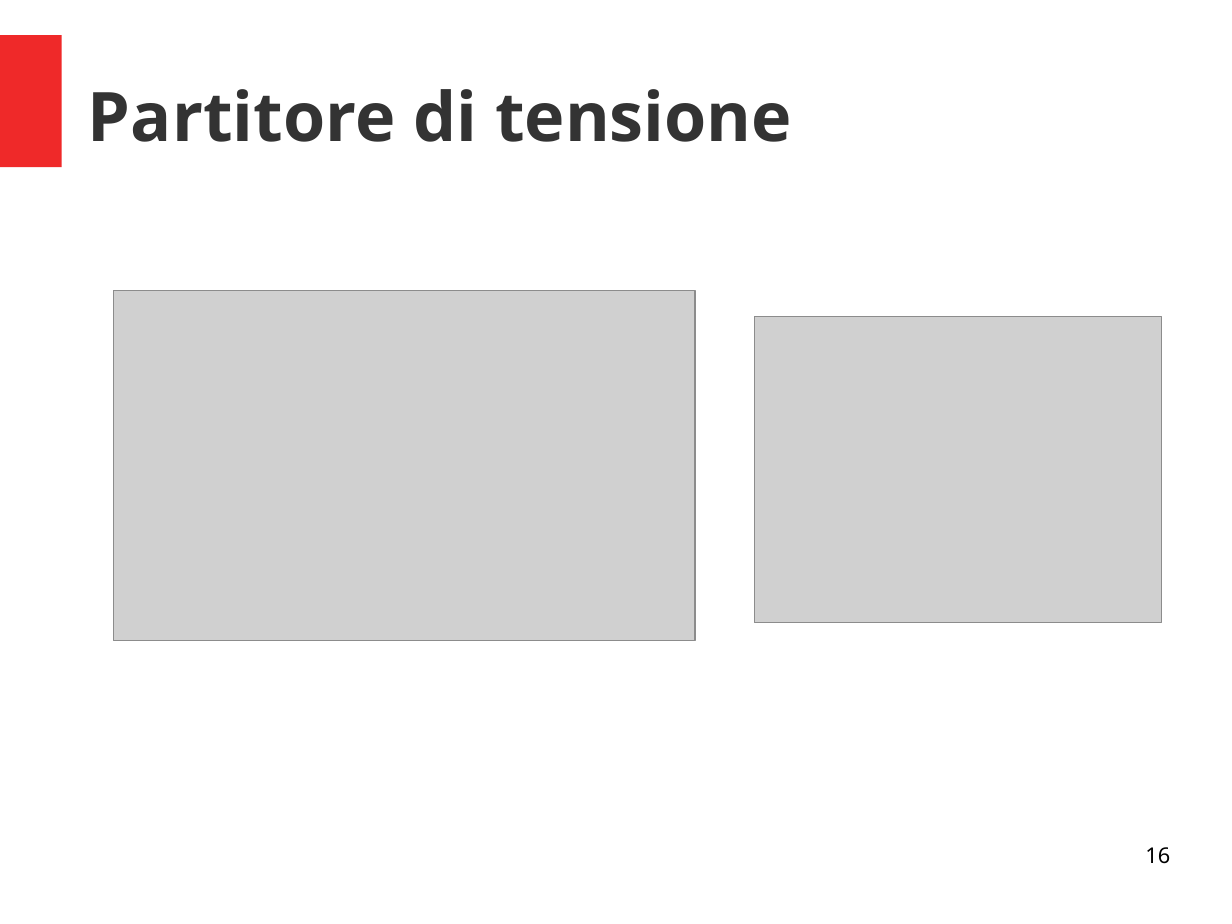
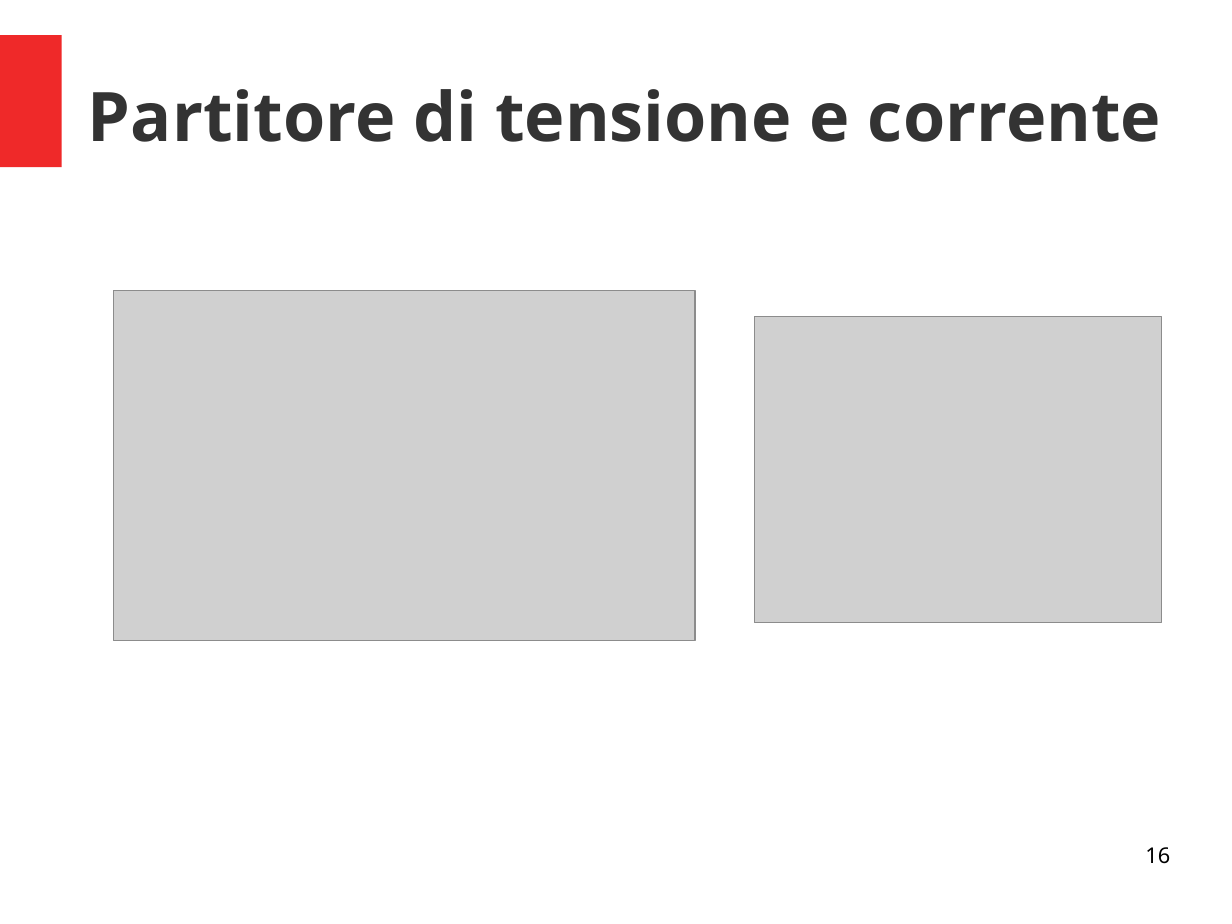
Before and after one commit to fuserale/Baronio, a slide deck: slide 16 of Anno 2019_2020/3a TL/3. Circuiti elettrici/3. Circuiti elettrici.odp. Drawn at 1232x924 pixels with LibreOffice and Linux fonts; fonts in the diff are those of the drawing; grey boxes stand for pictures. Boxes give left, top, right and bottom in pixels: in the first picture for what was removed or moved away, otherwise in the second. Text is boxed around its words. In the diff, an @@ line names an element or a change of style, - is before the commit and + after.

```diff
--- a/Anno 2019_2020/3a TL/3. Circuiti elettrici/3. Circuiti elettrici.odp
+++ b/Anno 2019_2020/3a TL/3. Circuiti elettrici/3. Circuiti elettrici.odp
@@ title at <box>88,89,1161,142</box>: text changed @@
-Partitore di tensione
+Partitore di tensione e corrente
```
Also in this commit, not shown: 14 other files.
